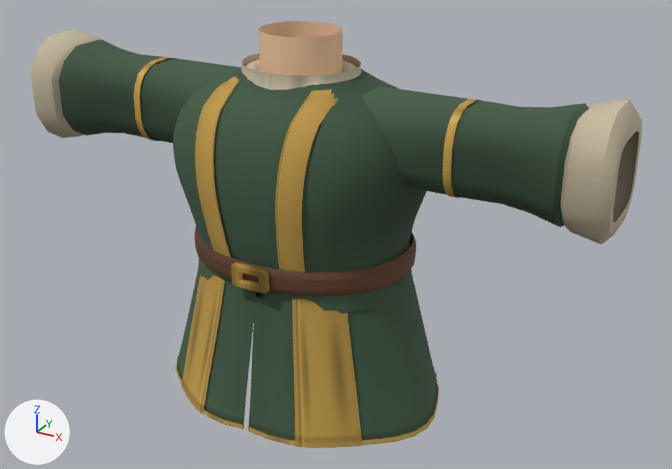
A saved change to the glTF model src/assets/models/wardrobe/classes/modular/traje_clerigo_ambar.glb.
Before and after are seen from a 50 mm camera at (1.157, -1.928, 1.781) aimed at (0.083, 0.025, 0.805). Every picture has the same lights, and +X, +Y and +Z are marked at lower left. The older version comes first. Vertices at exactly the same position are counted once.

Before the edit, the objects in view are built like this:
```python
me_medieval_sleeve_r = bpy.data.meshes.new('medieval-sleeve-r')
me_medieval_sleeve_r.from_pydata(...)  # 188 vertices, 360 faces; spans x -0.799..-0.089, y -0.136..0.136, z 0.957..1.252
# faces by material slot: [248, 112]
me_medieval_sleeve_r.materials.append(mat_tunic)
me_medieval_sleeve_r.materials.append(mat_linen)
me_medieval_tunic = bpy.data.meshes.new('medieval-tunic')
me_medieval_tunic.from_pydata(...)  # 2786 vertices, 4856 faces; spans x -0.395..0.395, y -0.307..0.304, z 0.35..1.335
# faces by material slot: [2336, 120, 544, 800, 384, 672]
me_medieval_tunic.materials.append(mat_tunic)
me_medieval_tunic.materials.append(mat_neckskin)  # beige #f2c8a0
me_medieval_tunic.materials.append(mat_linen)
me_medieval_tunic.materials.append(mat_tunictrim)
me_medieval_tunic.materials.append(mat_leather)
me_medieval_tunic.materials.append(mat_brass)
me_suit_upperarm_l = bpy.data.meshes.new('suit-upperarm-l')
me_suit_upperarm_l.from_pydata(...)  # 72 vertices, 96 faces; spans x 0.425..0.445, y -0.108..0.108, z 0.996..1.213
me_suit_upperarm_l.materials.append(mat_tunictrim)
ob_medieval_sleeve_r = bpy.data.objects.new('medieval-sleeve-r', me_medieval_sleeve_r)
ob_medieval_sleeve_r.location = (0.0, 0.0, 0.0)
ob_medieval_tunic = bpy.data.objects.new('medieval-tunic', me_medieval_tunic)
ob_medieval_tunic.location = (0.0, 0.0, 0.0)
ob_suit_upperarm_l = bpy.data.objects.new('suit-upperarm-l', me_suit_upperarm_l)
ob_suit_upperarm_l.location = (0.0, 0.0, 0.0)
# also in view: 'medieval-sleeve-l' at (0.444, 0.0, 1.105)
```
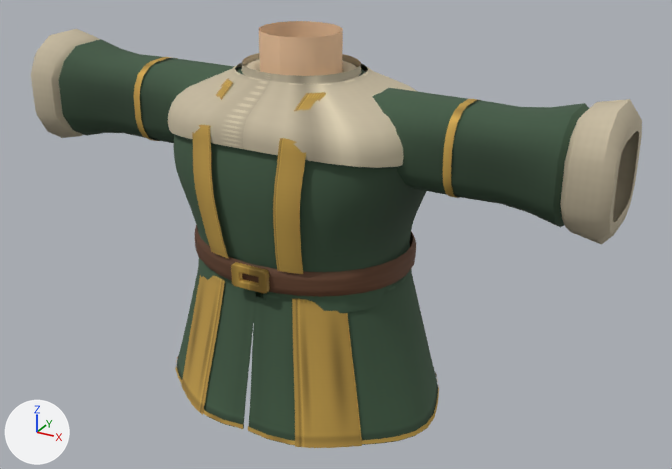
The edits, one by one:
me_medieval_tunic is used by ob_medieval_tunic; location (0.0, 0.0, 0.0).
me_medieval_tunic had 2786 vertices, 4856 faces and spanned x -0.395..0.395, y -0.307..0.304, z 0.35..1.335.
me_medieval_tunic now has 3083 vertices, 5368 faces and spans x -0.395..0.395, y -0.307..0.304, z 0.35..1.335.
me_medieval_tunic part 1: the loose piece of 112 vertices spanning x -0.163..-0.07, y -0.263..-0.006, z 0.81..1.225 is rebuilt with 112 vertices and now spans x -0.163..-0.07, y -0.272..-0.033, z 0.81..1.225.
me_medieval_tunic part 2: the loose piece of 112 vertices spanning x 0.07..0.163, y -0.263..-0.006, z 0.81..1.225 is rebuilt with 112 vertices and now spans x 0.07..0.163, y -0.272..-0.033, z 0.81..1.225.
me_medieval_tunic part 3: a new loose piece of 297 vertices spanning x -0.346..0.346, y -0.261..0.261, z 1.072..1.24, in mat_linen.
Other edits to the shape of me_medieval_tunic do not show in these pictures.

Where the change shows, as pixel boxes [x1, y1, x2, y2] in the pictures (672 x 469 px):
'medieval-tunic', reshaped
    before: [173, 21, 439, 448]
    after: [168, 21, 439, 448]
part 1 of me_medieval_tunic, rebuilt
    before: [195, 76, 239, 257]
    after: [192, 70, 237, 259]
part 2 of me_medieval_tunic, rebuilt
    before: [275, 89, 338, 273]
    after: [273, 92, 326, 274]
part 3 of me_medieval_tunic, added (beige)
    after: [168, 63, 418, 168]
